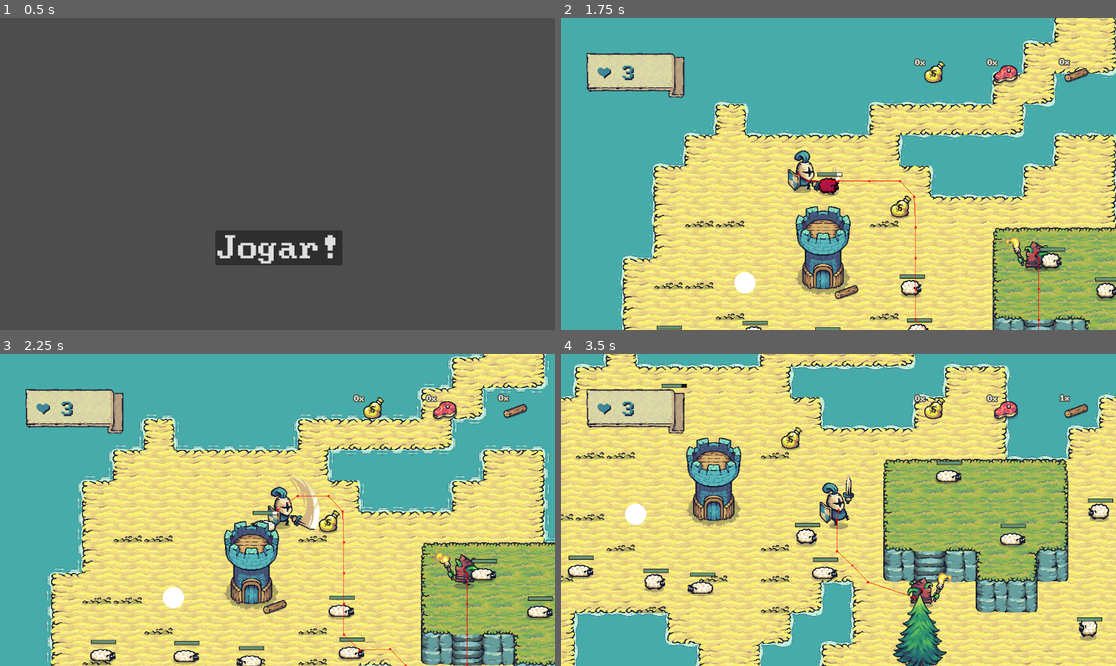
Above: before the commit, frames 1-4 (two rows, left to right).
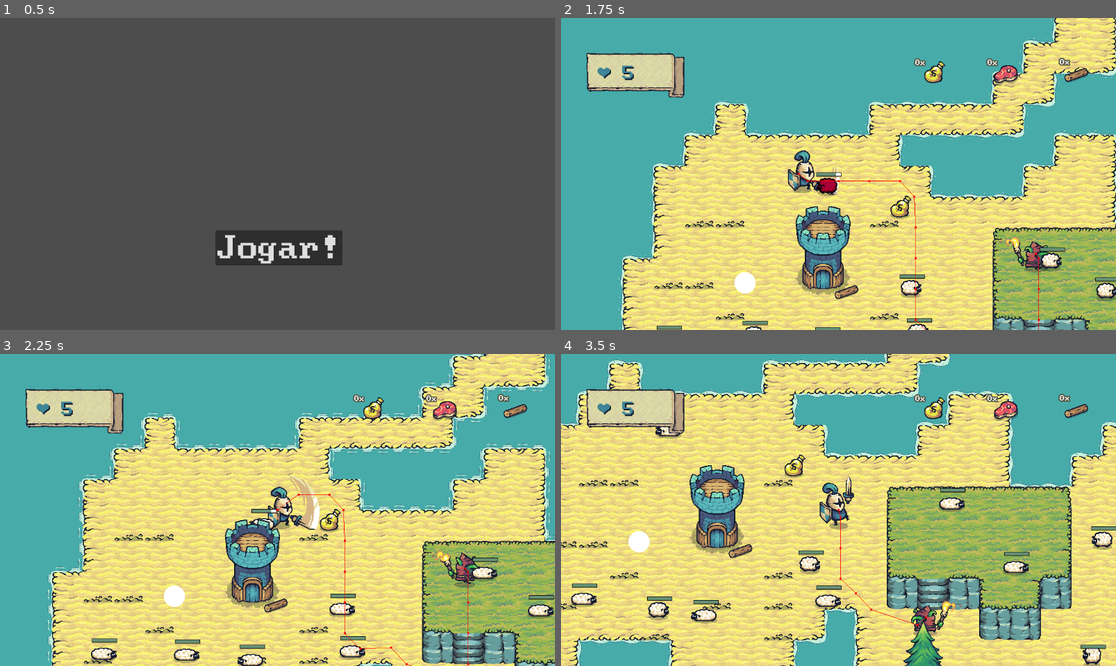
Above: after the commit, the same moments.

Repository: fenath/tower-guard
Game: Godot game, scene res://scenes/main_menu.tscn
The game is run twice, just before and just after one commit, with the same random seed, the same clock (stepped at 60 frames per second) and the same inputs.
Inputs:
- Up to frame 1 (0.5 s): no input
- Up to frame 2 (1.75 s): click "Jogar!" at 0.5 s; hold Right (ui_right) from 1.28 s (still down); hold Z (attack) from 1.28 s (still down)
- Up to frame 3 (2.25 s): release Right (ui_right) at 2.03 s; release Z (attack) at 2.03 s; hold Down (ui_down) from 2.03 s (still down); tap Z (attack) at 2.1 s
- Up to frame 4 (3.5 s): release Down (ui_down) at 2.78 s; hold Right (ui_right) from 2.78 s (still down); hold Z (attack) from 2.78 s (still down)

Frame 1 is identical in both runs. In frame 2, 0.1% of the frame differs, in the area x 11-51%, y 15-58%; in frame 3, 26%; in frame 4, 55%, in the area x 0-100%, y 0-100%.

Commit message:
add damage taken TO player character
agora o personagem do jogador pode levar dano

Diff:
--- a/prefabs/effects/hit_animation.tscn
+++ b/prefabs/effects/hit_animation.tscn
@@ -2,18 +2,6 @@
 
 [sub_resource type="Animation" id="Animation_sxcau"]
 length = 0.001
-tracks/0/type = "value"
-tracks/0/imported = false
-tracks/0/enabled = true
-tracks/0/path = NodePath("Sprite:modulate")
-tracks/0/interp = 1
-tracks/0/loop_wrap = true
-tracks/0/keys = {
-"times": PackedFloat32Array(0),
-"transitions": PackedFloat32Array(1),
-"update": 0,
-"values": [Color(1, 1, 1, 1)]
-}
 
 [sub_resource type="Animation" id="Animation_g83i5"]
 resource_name = "hit"
--- a/scenes/player.tscn
+++ b/scenes/player.tscn
@@ -1,9 +1,10 @@
-[gd_scene load_steps=33 format=3 uid="uid://7lsouk5v2cwt"]
+[gd_scene load_steps=38 format=3 uid="uid://7lsouk5v2cwt"]
 
 [ext_resource type="Script" path="res://scripts/character_body_2d.gd" id="1_jrk1o"]
 [ext_resource type="Script" path="res://scripts/follow_camera.gd" id="2_nr4ix"]
 [ext_resource type="Texture2D" uid="uid://deo0js5p0gxx7" path="res://assets/Factions/Knights/Troops/Warrior/Blue/Warrior_Blue.png" id="3_ko5bi"]
 [ext_resource type="PackedScene" uid="uid://bbwglqm1aagrv" path="res://scenes/components/health_component.tscn" id="4_ra3yf"]
+[ext_resource type="PackedScene" uid="uid://io7jjehpxqir" path="res://scenes/components/hitbox_component.tscn" id="5_o16au"]
 
 [sub_resource type="AtlasTexture" id="AtlasTexture_nj5s5"]
 atlas = ExtResource("3_ko5bi")
@@ -203,12 +204,53 @@
 "speed": 12.0
 }]
 
+[sub_resource type="Animation" id="Animation_n5obk"]
+length = 0.001
+tracks/0/type = "value"
+tracks/0/imported = false
+tracks/0/enabled = true
+tracks/0/path = NodePath(".:modulate")
+tracks/0/interp = 1
+tracks/0/loop_wrap = true
+tracks/0/keys = {
+"times": PackedFloat32Array(0),
+"transitions": PackedFloat32Array(1),
+"update": 0,
+"values": [Color(1, 1, 1, 1)]
+}
+
+[sub_resource type="Animation" id="Animation_giidq"]
+resource_name = "hit"
+length = 0.2
+tracks/0/type = "value"
+tracks/0/imported = false
+tracks/0/enabled = true
+tracks/0/path = NodePath(".:modulate")
+tracks/0/interp = 1
+tracks/0/loop_wrap = true
+tracks/0/keys = {
+"times": PackedFloat32Array(0, 0.2),
+"transitions": PackedFloat32Array(1, 1),
+"update": 0,
+"values": [Color(0.699195, 2.08165e-06, 6.73831e-07, 1), Color(1, 1, 1, 1)]
+}
+
+[sub_resource type="AnimationLibrary" id="AnimationLibrary_rrwbp"]
+_data = {
+"RESET": SubResource("Animation_n5obk"),
+"hit": SubResource("Animation_giidq")
+}
+
 [sub_resource type="CapsuleShape2D" id="CapsuleShape2D_xesxe"]
 radius = 18.0
 height = 44.0
 
 [sub_resource type="CircleShape2D" id="CircleShape2D_s66w5"]
 radius = 34.1321
+
+[sub_resource type="CapsuleShape2D" id="CapsuleShape2D_q0mwa"]
+radius = 17.0
+height = 52.0
 
 [node name="player" type="Node2D"]
 y_sort_enabled = true
@@ -218,6 +260,17 @@
 y_sort_enabled = true
 collision_mask = 3
 script = ExtResource("1_jrk1o")
+
+[node name="Sprite" type="AnimatedSprite2D" parent="CharacterBody2D"]
+sprite_frames = SubResource("SpriteFrames_lh52o")
+animation = &"attacking"
+frame = 5
+frame_progress = 1.0
+
+[node name="HitAnimation" type="AnimationPlayer" parent="CharacterBody2D/Sprite"]
+libraries = {
+"": SubResource("AnimationLibrary_rrwbp")
+}
 
 [node name="followCamera" type="Camera2D" parent="CharacterBody2D"]
 process_callback = 0
@@ -226,18 +279,22 @@
 limit_right = 2000
 script = ExtResource("2_nr4ix")
 
-[node name="AnimatedSprite2D" type="AnimatedSprite2D" parent="CharacterBody2D"]
-sprite_frames = SubResource("SpriteFrames_lh52o")
-animation = &"attacking_2"
-
 [node name="CollisionShape2D" type="CollisionShape2D" parent="CharacterBody2D"]
 position = Vector2(0, 12)
 shape = SubResource("CapsuleShape2D_xesxe")
 
 [node name="HealthComponent" parent="CharacterBody2D" instance=ExtResource("4_ra3yf")]
+MAX_HEALTH = 5
 
 [node name="AttackArea" type="Area2D" parent="CharacterBody2D"]
 
 [node name="Shape" type="CollisionShape2D" parent="CharacterBody2D/AttackArea"]
 position = Vector2(49, -1)
 shape = SubResource("CircleShape2D_s66w5")
+
+[node name="HitboxComponent" parent="CharacterBody2D" node_paths=PackedStringArray("health_component") instance=ExtResource("5_o16au")]
+health_component = NodePath("../HealthComponent")
+
+[node name="CollisionShape2D" type="CollisionShape2D" parent="CharacterBody2D/HitboxComponent"]
+position = Vector2(-1, -5)
+shape = SubResource("CapsuleShape2D_q0mwa")
--- a/scripts/character_body_2d.gd
+++ b/scripts/character_body_2d.gd
@@ -1,17 +1,17 @@
 class_name PlayerCharacter extends CharacterBody2D
 
-
 const SPEED = 300.0
-const JUMP_VELOCITY = -400.0
-
 signal attack
 
 @onready var magnet_action: MagnetAction = preload(
 	"res://scenes/magnet_action.tscn"
 	).instantiate() as MagnetAction
 @export var friction: float = 0.28
-@onready var animated_sprite: AnimatedSprite2D = $AnimatedSprite2D
+@onready var animated_sprite: AnimatedSprite2D = $Sprite
 @onready var attack_area: Area2D = $AttackArea
+@onready var health_component: HealthComponent = $HealthComponent
+@onready var hitbox_component: HitboxComponent = $HitboxComponent
+@onready var hit_animation: AnimationPlayer = $Sprite/HitAnimation
 
 var inventory: Inventory = Inventory.new()
 
@@ -28,12 +28,8 @@
 		return
 	is_attacking = true
 	animated_sprite.play('attacking')
-	var timer = Timer.new()
-	timer.one_shot = true
-	timer.wait_time = 0.2
-	add_child(timer)
-	timer.timeout.connect(deal_damage)
-	timer.start()
+	await get_tree().create_timer(0.2).timeout
+	deal_damage()
 	animated_sprite.animation_finished.connect(stop_attack)
 
 func stop_attack() -> void:
@@ -46,6 +42,9 @@
 	var colliders = attack_area.get_overlapping_areas()
 
 	for i in colliders:
+		if i.get_parent().is_in_group('player'):
+			continue
+
 		if i is HitboxComponent:
 			var hitbox = i as HitboxComponent
 			var atk = Attack.new()
@@ -53,10 +52,6 @@
 			atk.attack_position = self.global_position
 			atk.damage = self.damage
 			hitbox.damage(atk)
-		#if i.has_method('damage'):
-			#var attack = Attack.new()
-			#attack.damage = damage
-			#i.damage(attack)
 
 func _ready() -> void:
 	if magnet_action:
@@ -64,7 +59,14 @@
 		magnet_action.position = Vector2.ZERO
 		magnet_action.collect.connect(inventory.collect)
 
+	hitbox_component.hit.connect(_on_hit_taken)
+
 	attack.connect(_on_attack)
+
+
+func _on_hit_taken(atk: Attack) -> void:
+	health_component.damage(atk)
+	hit_animation.play('hit')
 
 func _physics_process(_delta: float) -> void:
 	var x : int = 0
--- a/scripts/hud.gd
+++ b/scripts/hud.gd
@@ -10,6 +10,8 @@
 @onready var gold_qty: int = 0: set =  _set_gold
 @onready var wood_qty: int = 0: set =  _set_wood
 
+var player_health_component: HealthComponent = null
+
 var inventory: Inventory
 
 signal collect
@@ -20,6 +22,9 @@
 func assign_inventory(_inventory: Inventory) -> void:
 	inventory = _inventory
 	inventory.inventory_changed.connect(update_inventory_labels)
+
+func assign_player_health_component(_health: HealthComponent) -> void:
+	player_health_component = _health
 
 func update_inventory_labels() -> void:
 	wood_qty = inventory.wood_qty
@@ -56,6 +61,11 @@
 	current_hp = value
 	$HP/HpLabel.text = '❤️ ' + str(current_hp)
 
+func _process(_delta: float) -> void:
+	if !player_health_component:
+		return
+	if current_hp != player_health_component.health:
+		update_current_hp(player_health_component.health)
 
 func _on_button_pressed() -> void:
 	update_current_hp(current_hp + 1)
--- a/scripts/test_scene.gd
+++ b/scripts/test_scene.gd
@@ -32,6 +32,7 @@
 
 	var player: PlayerCharacter = main_scene.get_node('player/CharacterBody2D')
 	hud.assign_inventory(player.inventory)
+	hud.assign_player_health_component(player.health_component)
 
 func _on_collect() -> void:
 	var new_item: Node2D = [gold_scn, meat_scn, wood_scn].pick_random().instantiate()
